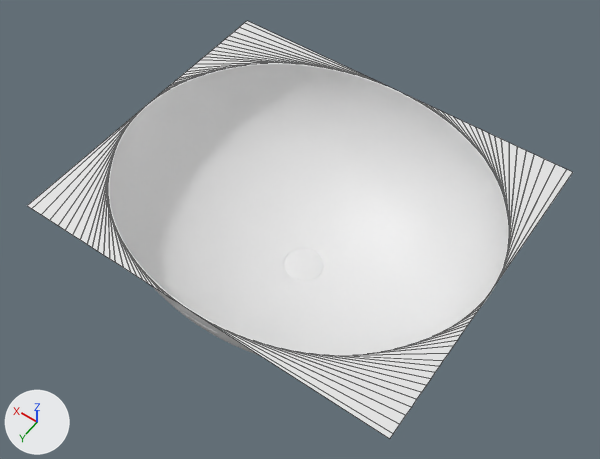
Two versions of the glTF model public/models-new/UB-03.glb, one commit apart.
Both versions are drawn from a camera (50 mm lens) standing at (-0.382, 0.543, 0.934) and looking at (0.005, 0.002, 0.083). The axes (+X, +Y, +Z) are drawn at lower left. The lights are the same throughout. The older version comes first. Mesh edges are drawn as thin lines on the coarser meshes. Where no turn or scale is listed for an object, it has been applied to the vertices.

In view in the first picture: 'border', 'drain_cap', 'sink'.
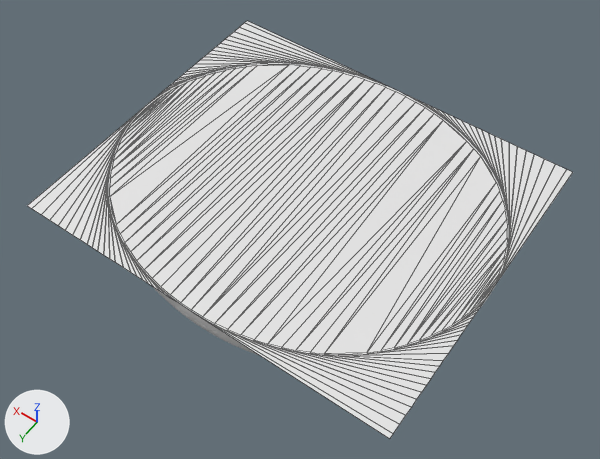
What differs and where, as boxes (x1, y1, x2, y2) in the pictures (600 x 459 px):
'dimension', added: after (110, 65, 507, 354)
'sink', unchanged, covered by the edit: (108, 63, 509, 355) in both

The change, as a list of edits to the scene's bpy script:
```text
Add me_mesh_001:
    me_mesh_001.from_pydata(...)  # 100 vertices, 98 faces; spans x -0.253..0.253, y -0.213..0.213, z 0.163
    me_mesh_001.materials.append(mat_sink)  # white #e7e7e7
Add ob_dimension:
    ob_dimension = bpy.data.objects.new('dimension', me_mesh_001)
    ob_dimension.location = (0.0, 0.0, 0.0)
```
